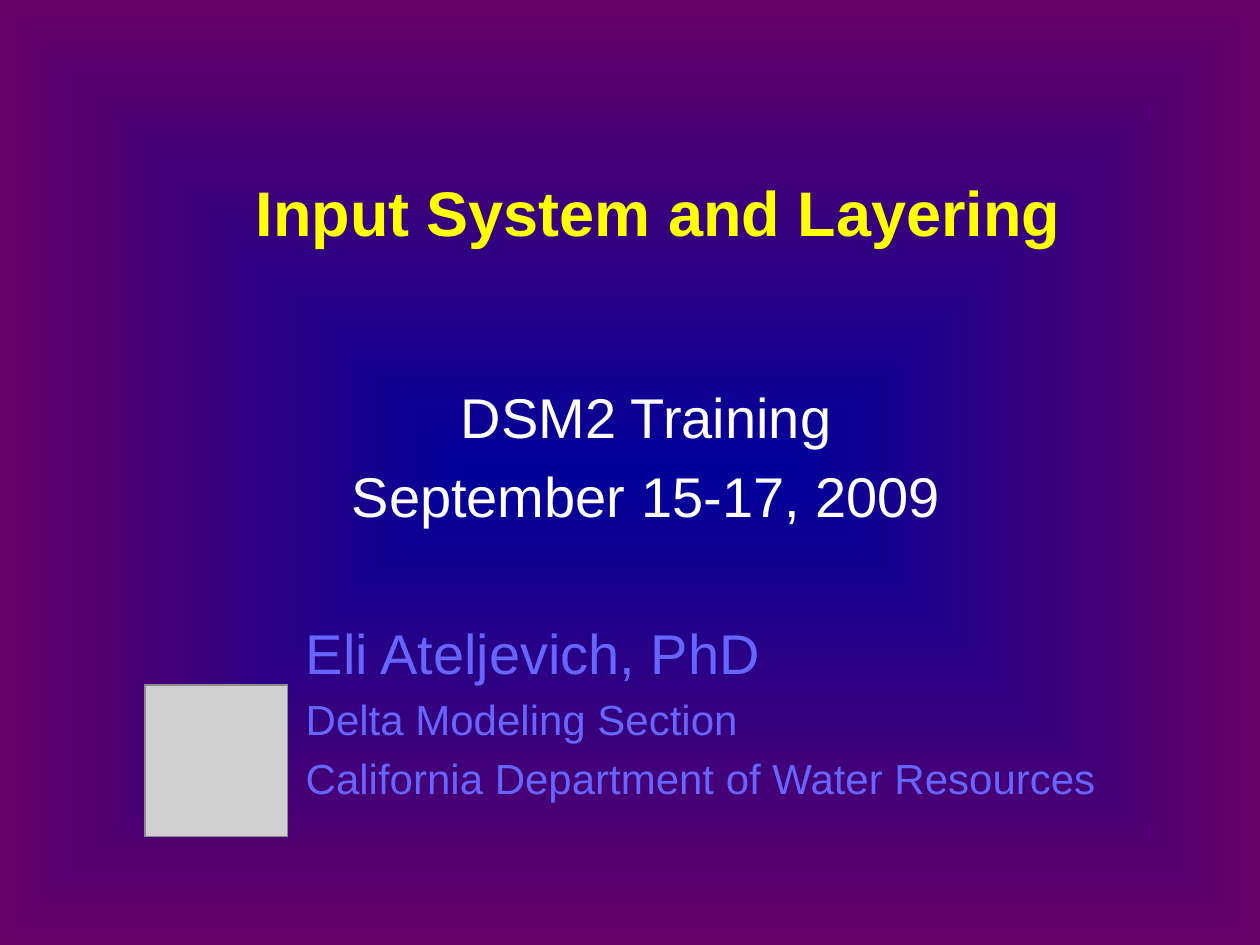
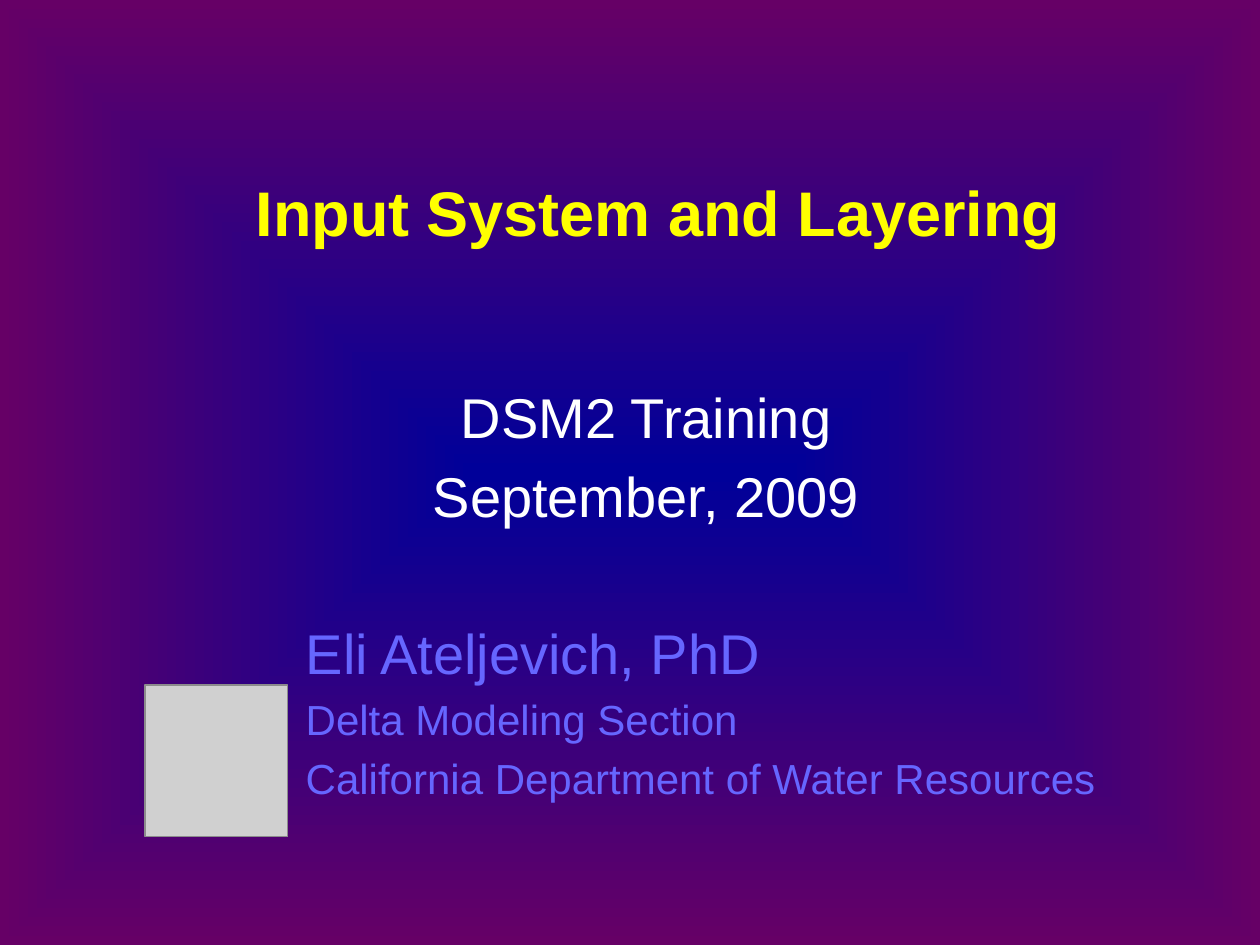
Before and after one commit to CADWRDeltaModeling/dsm2, a slide deck: slide 1 of dsm2/presentations/b3_input_system_layering.pptx. Drawn at 1260x945 pixels with LibreOffice and Linux fonts; fonts in the diff are those of the drawing; grey boxes stand for pictures. Boxes give left, top, right and bottom in pixels: in the first picture for what was removed or moved away, otherwise in the second. Text is boxed around its words. In the diff, an @@ line names an element or a change of style, - is before the commit and + after.

Commit message:
Former-commit-id: e8c6a84e70e6956520e48975aa5ed41db1fdd7e0

```diff
--- a/dsm2/presentations/b3_input_system_layering.pptx
+++ b/dsm2/presentations/b3_input_system_layering.pptx
@@ subtitle at [433,476,860,528]: text changed @@
-September 15-17, 2009
+September, 2009
```
